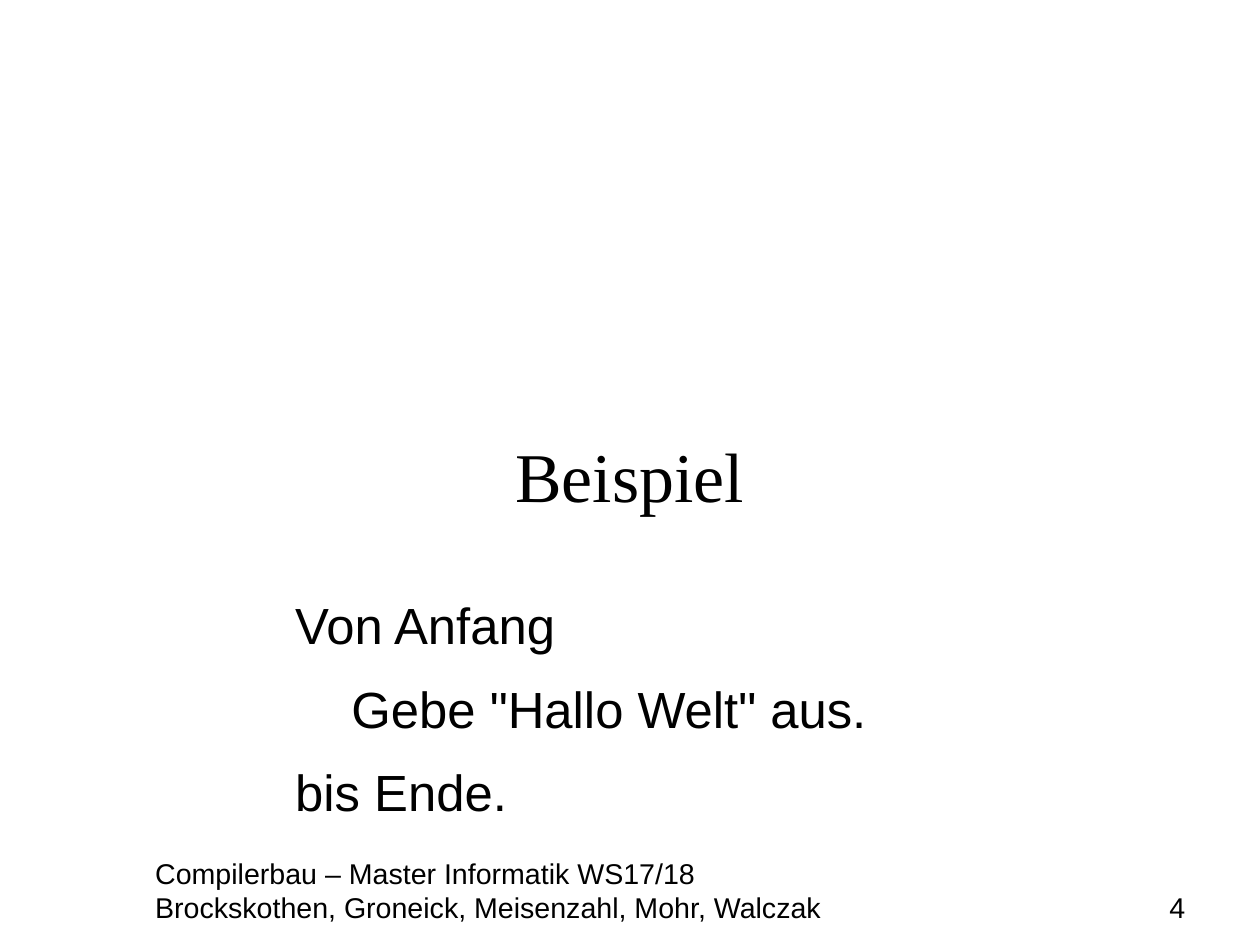
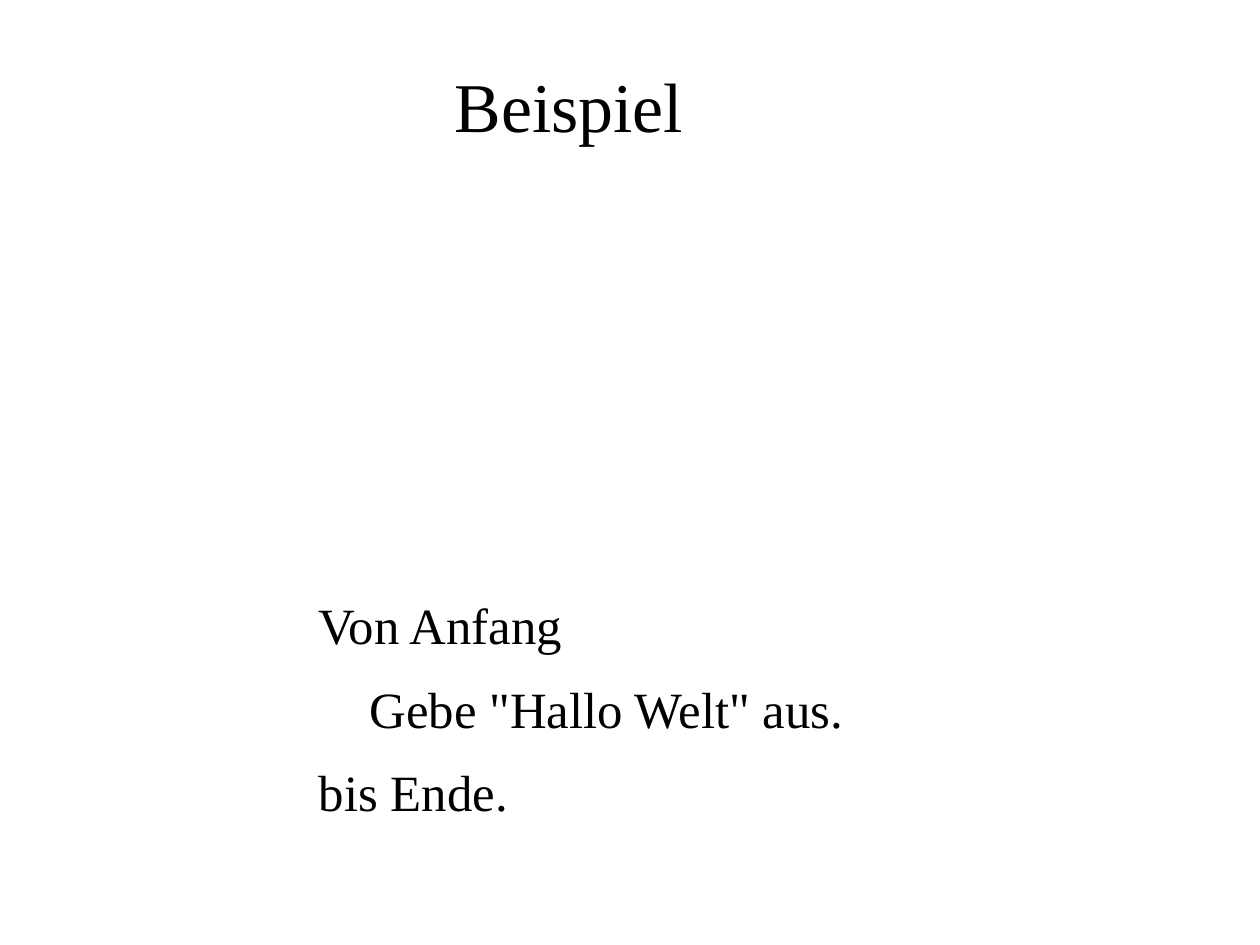
Before and after one commit to MasterInformatikHsBochum/Eine-deutsche-Praesentation, a slide deck: slide 4 of Präsentation.odp. Drawn at 1260x945 pixels with LibreOffice and Linux fonts; fonts in the diff are those of the drawing; background and template pictures are left out. Boxes give left, top, right and bottom in pixels: in the first picture for what was removed or moved away, otherwise in the second. Text is boxed around its words. In the diff, an @@ line names an element or a change of style, - is before the commit and + after.

```diff
--- a/Präsentation.odp
+++ b/Präsentation.odp
@@ title "Beispiel" moved from (x1=515, y1=453, x2=744, y2=516) to (x1=455, y1=83, x2=684, y2=146) @@
@@ text "Von Anfang" at (x1=319, y1=608, x2=843, y2=812): font Arial to Times New Roman @@
@@ text removed at (x1=155, y1=863, x2=1185, y2=922) @@
-Compilerbau – Master Informatik WS17/18
-Brockskothen, Groneick, Meisenzahl, Mohr, Walczak 4
```
Also in this commit, not shown: 11 other slides changed, 1 other file.
